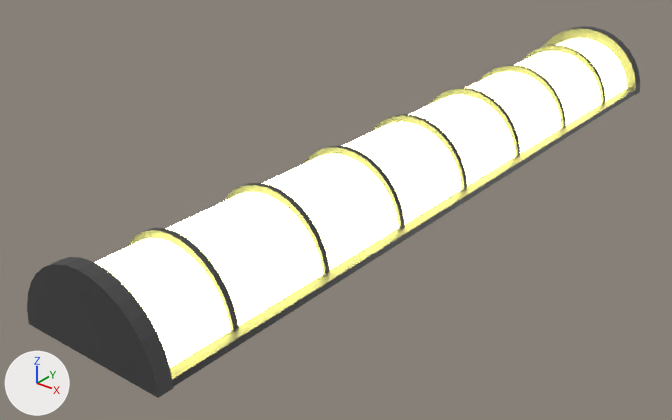
What one commit did to the glTF model gd-project/assets/models/lamp.glb.
The view is the same before and after, from a 50 mm camera at (7.96, -12.02, 6.36) aimed at (-0.72, -1.17, -0.37). The axes (+X, +Y, +Z) are drawn at lower left. The lights are the same throughout. The picture after the commit comes second. Where no turn or scale is listed for an object, it has been applied to the vertices.
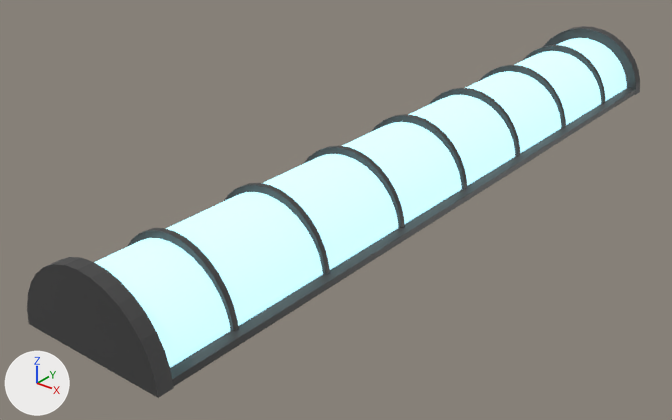
Changed parts and their boxes (x1, y1, x2, y2) in the pictures (672 x 420 px):
'Cylinder', recoloured, surface changed: (94, 38, 627, 368) in both

The change, as a diff of the scene's bpy script:
```diff
--- a/gd-project/assets/models/lamp.glb.py
+++ b/gd-project/assets/models/lamp.glb.py
@@ mat_material_001 @@
 mat_material_001 = principled_material('Material.001')
-mat_material_001.base_color = (0.8, 0.69, 0.335)  # beige #e7d89d
-mat_material_001.emission_color = (1.0, 0.974, 0.253)  # yellow #fffc8a
-mat_material_001.emission_strength = 15.4
+mat_material_001.base_color = (0.261, 0.715, 0.8)  # cyan #8cdce7
+mat_material_001.emission_color = (0.529, 0.893, 1.0)  # cyan #c0f3ff
+mat_material_001.emission_strength = 1.0
```
